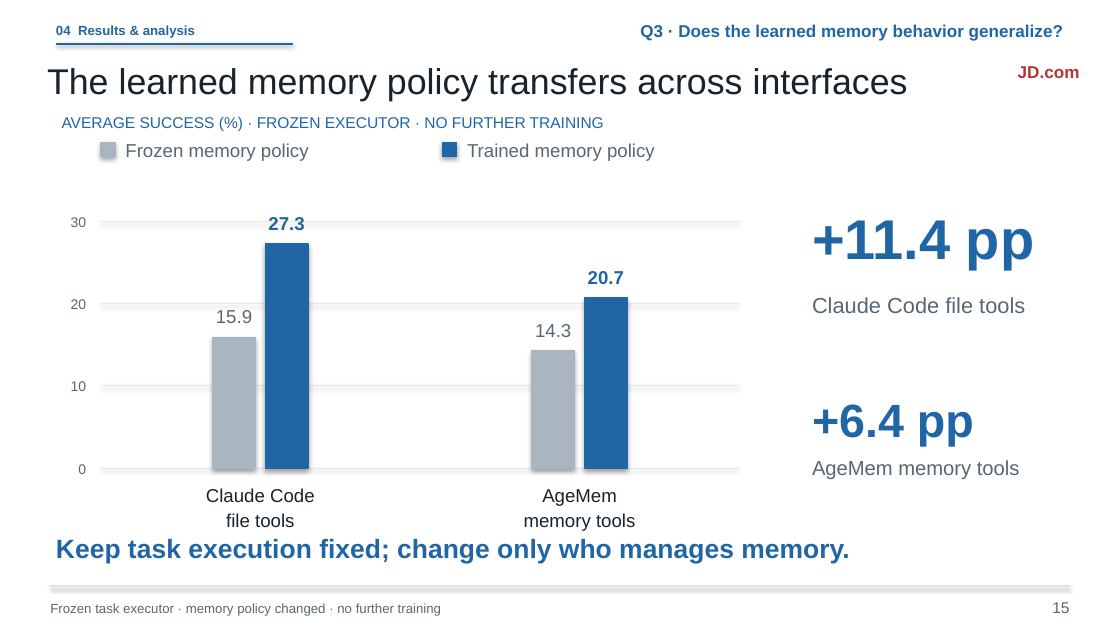
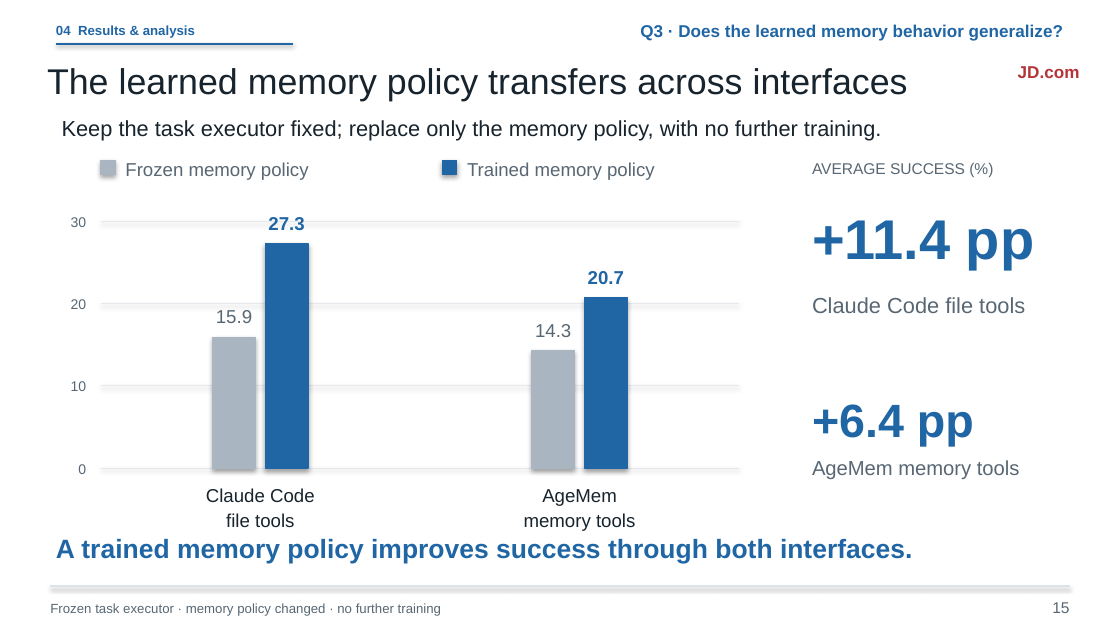
Before and after one commit to liruiluo/agentmemorygym, a slide deck: slide 15 of assets/slides/coding-agent-memory-post-training-slides.pptx. Drawn at 1120x630 pixels with LibreOffice and Linux fonts; fonts in the diff are those of the drawing. Boxes give left, top, right and bottom in pixels: in the first picture for what was removed or moved away, otherwise in the second. Text is boxed around its words. In the diff, an @@ line names an element or a change of style, - is before the commit and + after.

```diff
--- a/assets/slides/coding-agent-memory-post-training-slides.pptx
+++ b/assets/slides/coding-agent-memory-post-training-slides.pptx
@@ text at (62, 120, 882, 141): text changed; size 10 to 14 pt; text colour #2066A4 to #17232D @@
-AVERAGE SUCCESS (%) · FROZEN EXECUTOR · NO FURTHER TRAINING
+Keep the task executor fixed; replace only the memory policy, with no further training.
@@ 2 texts, 2 rectangles: place and size @@
-2 texts, 2 rectangles at (101, 142, 655, 161)
+2 texts, 2 rectangles at (101, 160, 655, 180)
@@ text added at (812, 163, 965, 174), 10 pt, text #586773 @@
+AVERAGE SUCCESS (%)
@@ text at (56, 539, 912, 564): text changed @@
-Keep task execution fixed; change only who manages memory.
+A trained memory policy improves success through both interfaces.
```
Also in this commit, not shown: 6 other slides changed, 10 other files.
